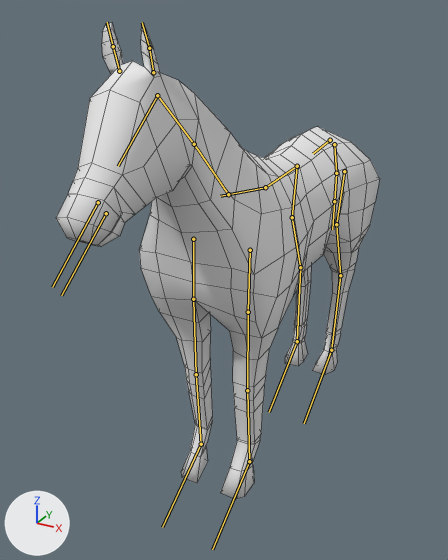
An edit to the FBX model FBX/Horse/Horse_Idle.fbx, drawn before and after from the same camera.
One viewpoint serves both versions: a camera (50 mm lens) standing at (1.14, -2.6, 2.03) and looking at (-0.09, -0.36, 0.91). Arrows for +X, +Y and +Z are at lower left; the lights stay in place. Both versions are drawn at frame 13 of the action 'Horse_Idle'; the numbers are the values there. The bones that bend it are drawn over the model as lines. Mesh edges are drawn as thin lines.

Objects in the first picture: 'MESH_Horse'.
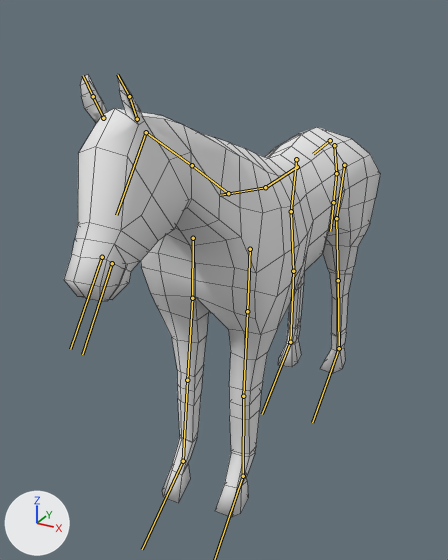
Where the change shows, as pixel boxes [x1, y1, x2, y2] in the pictures (448 x 560 px):
```json
{"object": "MESH_Horse", "change": "posed", "before": [56, 23, 380, 499], "after": [64, 75, 380, 517], "on screen": "7% shorter"}
{"bone": "DEF_Spine2", "before": "(297, 166) to (265, 187)", "after": "(297, 167) to (265, 187)"}
{"bone": "DEF_Neck1", "before": "(228, 194) to (194, 144)", "after": "(228, 193) to (192, 165)"}
{"bone": "DEF_Neck2", "before": "(194, 144) to (157, 95)", "after": "(192, 165) to (146, 132)"}
{"bone": "DEF_Head", "before": "(157, 95) to (118, 166)", "after": "(146, 132) to (116, 215)"}
{"bone": "DEF_Radius.L", "before": "(248, 312) to (247, 390)", "after": "(247, 311) to (243, 396)"}
{"bone": "DEF_Radius.R", "before": "(193, 299) to (196, 374)", "after": "(192, 298) to (187, 380)"}
{"bone": "DEF_FrontCannon.R", "before": "(196, 374) to (201, 444)", "after": "(187, 380) to (183, 461)"}
{"bone": "DEF_FrontHoof.R", "before": "(201, 444) to (162, 527)", "after": "(183, 461) to (142, 549)"}
{"bone": "DEF_Tail3", "before": "(334, 201) to (332, 229)", "after": "(333, 202) to (330, 231)"}
{"bone": "DEF_Pelvis.L", "before": "(344, 171) to (336, 224)", "after": "(344, 165) to (336, 218)"}
{"bone": "DEF_Gaskin.L", "before": "(336, 224) to (340, 275)", "after": "(336, 218) to (338, 280)"}
{"bone": "DEF_RearCannon.L", "before": "(340, 275) to (331, 350)", "after": "(338, 280) to (339, 348)"}
{"bone": "DEF_RearHoof.L", "before": "(331, 350) to (304, 423)", "after": "(339, 348) to (312, 422)"}
{"bone": "DEF_Pelvis.R", "before": "(297, 166) to (292, 217)", "after": "(296, 159) to (291, 211)"}
{"bone": "DEF_Gaskin.R", "before": "(292, 217) to (300, 267)", "after": "(291, 211) to (293, 271)"}
{"bone": "DEF_RearCannon.R", "before": "(300, 267) to (297, 341)", "after": "(293, 271) to (290, 342)"}
{"bone": "DEF_RearHoof.R", "before": "(297, 341) to (269, 412)", "after": "(290, 342) to (262, 414)"}
```

The change, as JSON lines over the scene's bpy script:
```json
{"block": "bone_def_spine2", "where": "bone_def_spine2 = bpy.data.objects['Bip01'].pose.bones['DEF_Spine2']  # child of 'DEF_Spine1'"}
{"op": "set", "path": "bone_def_spine2.rotation_quaternion", "old": "(1.0, 0.0, 0.0, 0.0)", "new": "(1.0, 0.008, 0.0, 0.0)", "note": "degrees (0, 0, 0) -> degrees (1, 0, 0)"}
{"block": "bone_def_neck1", "where": "bone_def_neck1 = bpy.data.objects['Bip01'].pose.bones['DEF_Neck1']  # child of 'DEF_Spine3'"}
{"op": "set", "path": "bone_def_neck1.rotation_quaternion", "old": "(1.0, -0.002, 0.0, 0.0)", "new": "(0.989, -0.131, 0.061, 0.022)", "note": "degrees (0, 0, 0) -> degrees (-15, 7, 2)"}
{"block": "bone_def_neck2", "where": "bone_def_neck2 = bpy.data.objects['Bip01'].pose.bones['DEF_Neck2']  # child of 'DEF_Neck1'"}
{"op": "set", "path": "bone_def_neck2.rotation_quaternion", "old": "(1.0, 0.0, 0.0, 0.0)", "new": "(0.997, 0.045, -0.041, -0.054)", "note": "degrees (0, 0, 0) -> degrees (5, -4, -6)"}
{"block": "bone_def_head", "where": "bone_def_head = bpy.data.objects['Bip01'].pose.bones['DEF_Head']  # child of 'DEF_Neck2'"}
{"op": "set", "path": "bone_def_head.rotation_quaternion", "old": "(1.0, 0.0, 0.0, 0.0)", "new": "(1.0, -0.008, -0.003, 0.007)", "note": "degrees (0, 0, 0) -> degrees (-1, 0, 1)"}
{"block": "bone_def_radius_l", "where": "bone_def_radius_l = bpy.data.objects['Bip01'].pose.bones['DEF_Radius.L']  # child of 'DEF_Shoulder.L'"}
{"op": "set", "path": "bone_def_radius_l.rotation_quaternion", "old": "(1.0, 0.0, 0.005, 0.0)", "new": "(0.998, -0.063, 0.009, -0.015)", "note": "degrees (0, 1, 0) -> degrees (-7, 1, -2)"}
{"block": "bone_def_fronthoof_l", "where": "bone_def_fronthoof_l = bpy.data.objects['Bip01'].pose.bones['DEF_FrontHoof.L']  # child of 'DEF_FrontCannon.L'"}
{"op": "set", "path": "bone_def_fronthoof_l.rotation_quaternion", "old": "(1.0, 0.0, -0.002, -0.004)", "new": "(0.994, 0.082, -0.067, -0.033)", "note": "degrees (0, 0, -1) -> degrees (10, -7, -4)"}
{"block": "bone_def_radius_r", "where": "bone_def_radius_r = bpy.data.objects['Bip01'].pose.bones['DEF_Radius.R']  # child of 'DEF_Shoulder.R'"}
{"op": "set", "path": "bone_def_radius_r.rotation_quaternion", "old": "(1.0, 0.0, -0.005, 0.0)", "new": "(0.997, -0.076, -0.006, 0.002)", "note": "degrees (0, -1, 0) -> degrees (-9, -1, 0)"}
{"block": "bone_def_frontcannon_r", "where": "bone_def_frontcannon_r = bpy.data.objects['Bip01'].pose.bones['DEF_FrontCannon.R']  # child of 'DEF_Radius.R'"}
{"op": "set", "path": "bone_def_frontcannon_r.rotation_quaternion", "old": "(1.0, 0.0, 0.0, 0.0)", "new": "(1.0, -0.029, 0.0, -0.001)", "note": "degrees (0, 0, 0) -> degrees (-3, 0, 0)"}
{"block": "bone_def_fronthoof_r", "where": "bone_def_fronthoof_r = bpy.data.objects['Bip01'].pose.bones['DEF_FrontHoof.R']  # child of 'DEF_FrontCannon.R'"}
{"op": "set", "path": "bone_def_fronthoof_r.rotation_quaternion", "old": "(1.0, 0.0, 0.002, 0.004)", "new": "(0.993, 0.12, 0.005, 0.003)", "note": "degrees (0, 0, 1) -> degrees (14, 1, 0)"}
{"block": "bone_def_tail3", "where": "bone_def_tail3 = bpy.data.objects['Bip01'].pose.bones['DEF_Tail3']  # child of 'DEF_Tail2'"}
{"op": "set", "path": "bone_def_tail3.rotation_quaternion", "old": "(1.0, 0.0, 0.0, 0.0)", "new": "(0.997, -0.073, 0.009, -0.018)", "note": "degrees (0, 0, 0) -> degrees (-8, 1, -2)"}
{"block": "bone_def_pelvis_l", "where": "bone_def_pelvis_l = bpy.data.objects['Bip01'].pose.bones['DEF_Pelvis.L']  # child of 'DEF_Spine1'"}
{"op": "set", "path": "bone_def_pelvis_l.location", "old": "(0.0, 0.0, 0.0)", "new": "(-0.002, -0.039, -0.011)"}
{"block": "bone_def_gaskin_l", "where": "bone_def_gaskin_l = bpy.data.objects['Bip01'].pose.bones['DEF_Gaskin.L']  # child of 'DEF_Pelvis.L'"}
{"op": "set", "path": "bone_def_gaskin_l.rotation_quaternion", "old": "(1.0, 0.0, 0.007, -0.002)", "new": "(0.992, -0.12, 0.012, -0.022)", "note": "degrees (0, 1, 0) -> degrees (-14, 1, -3)"}
{"block": "bone_def_rearcannon_l", "where": "bone_def_rearcannon_l = bpy.data.objects['Bip01'].pose.bones['DEF_RearCannon.L']  # child of 'DEF_Gaskin.L'"}
{"op": "set", "path": "bone_def_rearcannon_l.rotation_quaternion", "old": "(1.0, 0.0, 0.0, 0.0)", "new": "(0.972, 0.233, 0.0, -0.01)", "note": "degrees (0, 0, 0) -> degrees (27, 0, -1)"}
{"block": "bone_def_rearhoof_l", "where": "bone_def_rearhoof_l = bpy.data.objects['Bip01'].pose.bones['DEF_RearHoof.L']  # child of 'DEF_RearCannon.L'"}
{"op": "set", "path": "bone_def_rearhoof_l.rotation_quaternion", "old": "(1.0, 0.0, -0.003, -0.006)", "new": "(0.994, -0.101, -0.031, -0.001)", "note": "degrees (0, 0, -1) -> degrees (-12, -4, 0)"}
{"block": "bone_def_pelvis_r", "where": "bone_def_pelvis_r = bpy.data.objects['Bip01'].pose.bones['DEF_Pelvis.R']  # child of 'DEF_Spine1'"}
{"op": "set", "path": "bone_def_pelvis_r.location", "old": "(0.0, 0.0, 0.0)", "new": "(-0.002, -0.038, -0.011)"}
{"block": "bone_def_gaskin_r", "where": "bone_def_gaskin_r = bpy.data.objects['Bip01'].pose.bones['DEF_Gaskin.R']  # child of 'DEF_Pelvis.R'"}
{"op": "set", "path": "bone_def_gaskin_r.rotation_quaternion", "old": "(1.0, 0.0, -0.007, 0.002)", "new": "(0.994, -0.106, -0.011, 0.014)", "note": "degrees (0, -1, 0) -> degrees (-12, -1, 2)"}
{"block": "bone_def_rearcannon_r", "where": "bone_def_rearcannon_r = bpy.data.objects['Bip01'].pose.bones['DEF_RearCannon.R']  # child of 'DEF_Gaskin.R'"}
{"op": "set", "path": "bone_def_rearcannon_r.rotation_quaternion", "old": "(1.0, 0.0, 0.0, 0.0)", "new": "(0.989, 0.15, 0.0, 0.006)", "note": "degrees (0, 0, 0) -> degrees (17, 0, 1)"}
{"block": "bone_def_rearhoof_r", "where": "bone_def_rearhoof_r = bpy.data.objects['Bip01'].pose.bones['DEF_RearHoof.R']  # child of 'DEF_RearCannon.R'"}
{"op": "set", "path": "bone_def_rearhoof_r.rotation_quaternion", "old": "(1.0, 0.0, 0.003, 0.006)", "new": "(0.999, -0.036, 0.021, 0.005)", "note": "degrees (0, 0, 1) -> degrees (-4, 2, 1)"}
```
